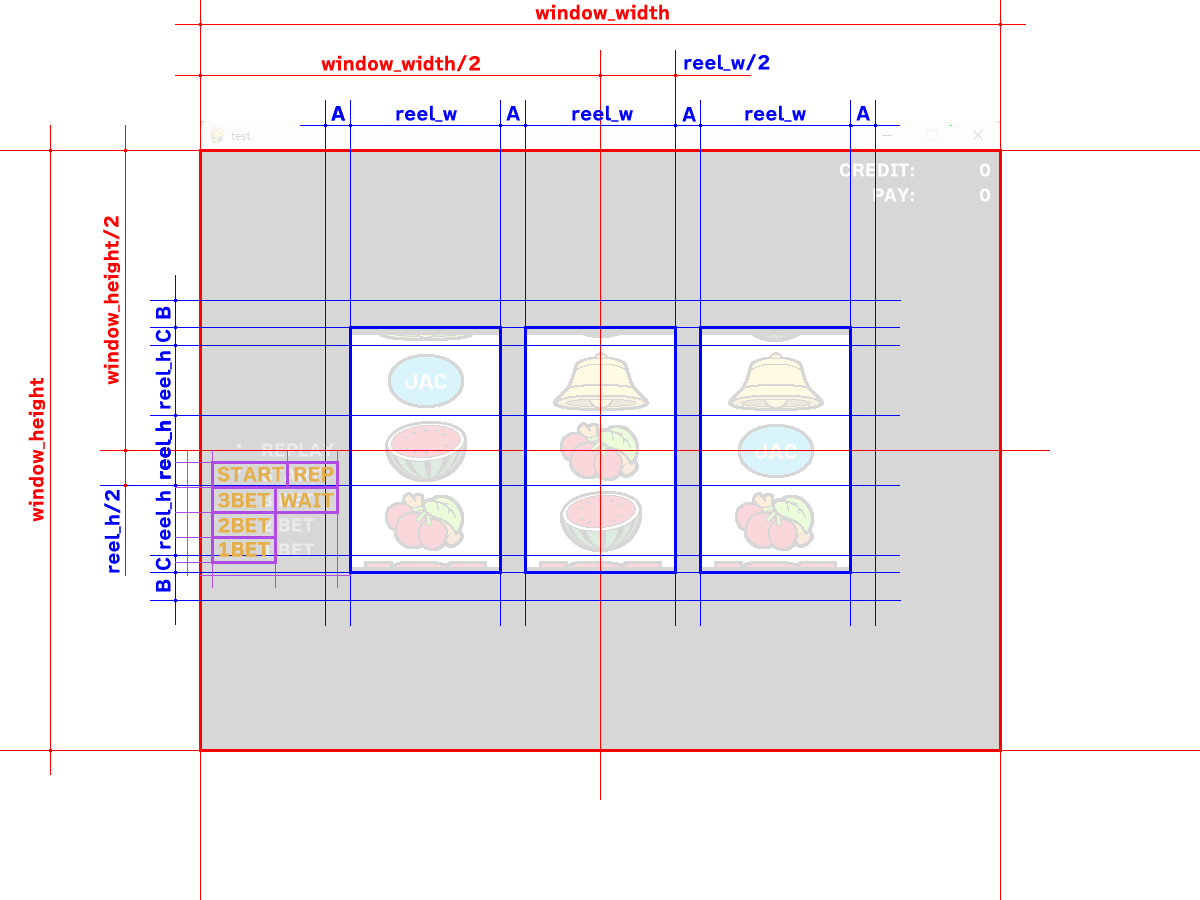
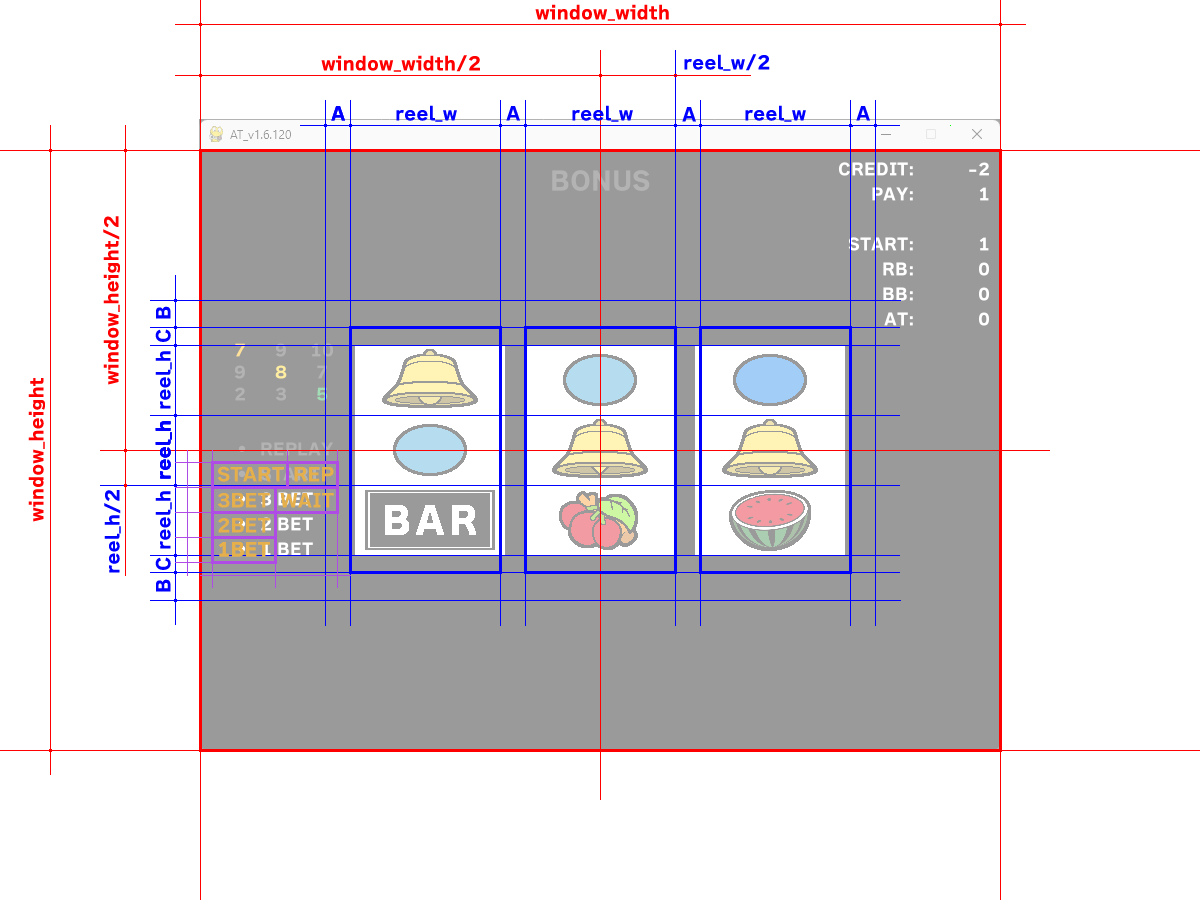
The second 1200x900 image is a revision of the first. Changes to its layers:
hid "レイヤー 1 のコピー 2" over [201, 121, 1000, 749]
added layer "レイヤー 1 のコピー" (40%) above "用紙" over [199, 119, 1000, 749]
